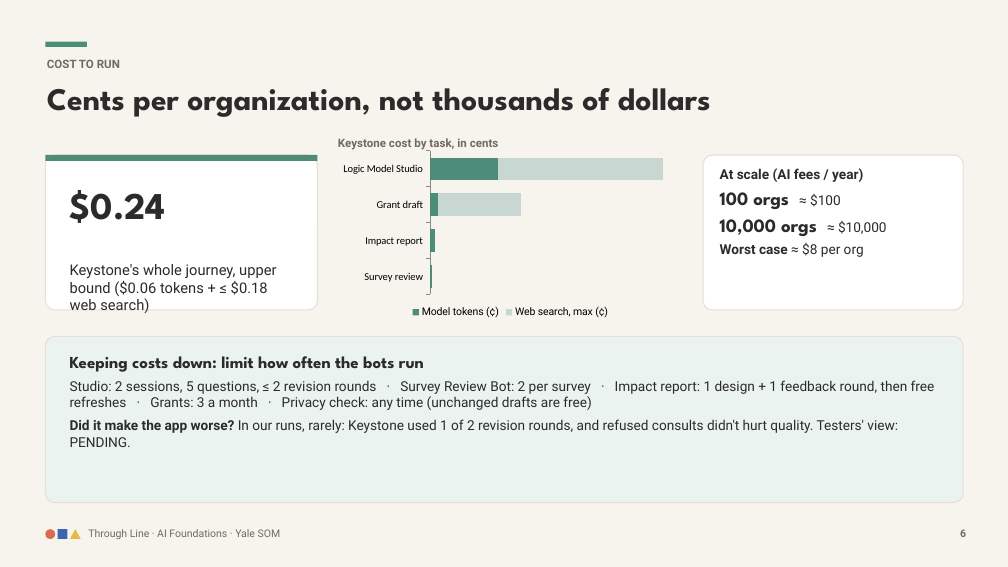
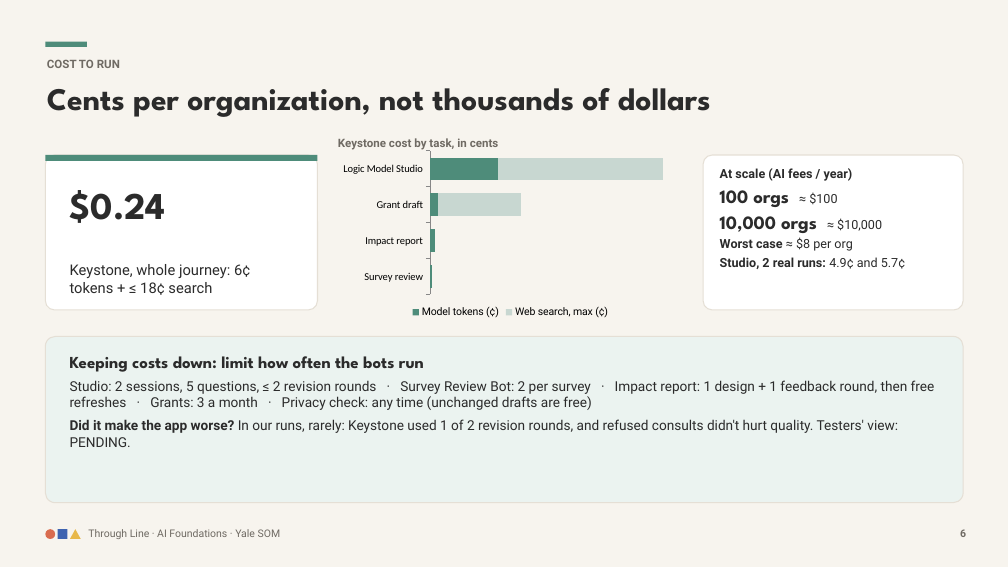
Before and after one commit to doug-palmer28/through-line, a slide deck: slide 6 of docs/Through_Line_final_deck.pptx. Drawn at 1008x567 pixels with LibreOffice and Linux fonts; fonts in the diff are those of the drawing. Boxes give left, top, right and bottom in pixels: in the first picture for what was removed or moved away, otherwise in the second. Text is boxed around its words. In the diff, an @@ line names an element or a change of style, - is before the commit and + after.

```diff
--- a/docs/Through_Line_final_deck.pptx
+++ b/docs/Through_Line_final_deck.pptx
@@ text at <box>720,168,882,251</box>: size 13 to 12 pt in "At scale (AI fees / year)", "≈ $100", "≈ $10,000", "Worst case ≈ $8 per org"; less space between paragraphs @@
@@ text at <box>70,264,250,295</box>: text changed @@
-Keystone's whole journey, upper bound ($0.06 tokens + ≤ $0.18 web search)
+Keystone, whole journey: 6¢ tokens + ≤ 18¢ search
@@ text at <box>720,257,905,269</box>: paragraph added @@
+Studio, 2 real runs: 4.9¢ and 5.7¢
```
Also in this commit, not shown: 2 other files.
